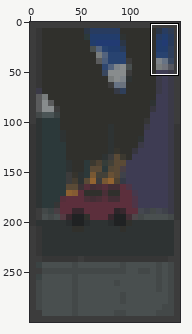
Sprite sheet: Assets/Decals/Textures/Decal_WindowBurn.png. The first picture is a wide view before the edit; the outline marks the close-up.
Close-up. First the earlier version:
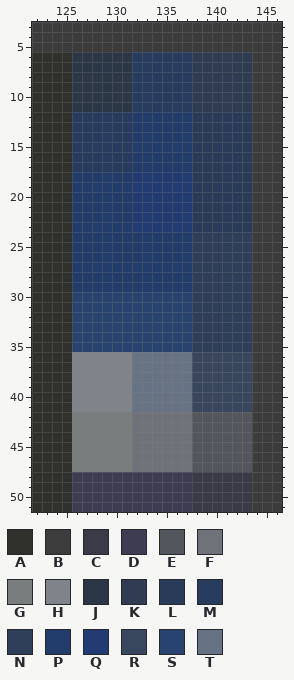
The file is 150x300 pixels. Colours within 5 levels of each other are drawn and written as one. Shown: x 122..146, y 3..51. The commit also changed other parts of the picture, which this record leaves out.
Palette (. is transparent): A #30302c  B #3c3c3c  C #3b3a47  D #3e3c53  E #54565e  F #70727a  G #797d7d  H #7e848a  J #2b3646  K #2f3c51  L #293b59  M #283c60  N #2f3f5a  P #223d6c  Q #223b73  R #39475e  S #284370  T #677384
Pixels before, first column x 122:
 3 BBBBBBBBBBBBBBBBBBBBBBBBB
 4 BBBBBBBBBBBBBBBBBBBBBBBBB
 5 BBBBBBBBBBBBBBBBBBBBBBBBB
 6 AAAAJJJJJJMMMMMMKKKKKKBBB
 7 AAAAJJJJJJMMMMMMKKKKKKBBB
 8 AAAAJJJJJJMMMMMMKKKKKKBBB
 9 AAAAJJJJJJMMMMMMKKKKKKBBB
10 AAAAJJJJJJMMMMMMKKKKKKBBB
11 AAAAJJJJJJMMMMMMKKKKKKBBB
12 AAAAMMMMMMPPPPPPLLLLLLBBB
13 AAAAMMMMMMPPPPPPLLLLLLBBB
14 AAAAMMMMMMPPPPPPLLLLLLBBB
15 AAAAMMMMMMPPPPPPLLLLLLBBB
16 AAAAMMMMMMPPPPPPLLLLLLBBB
17 AAAAMMMMMMPPPPPPLLLLLLBBB
18 AAAAPPPPPPQQQQQQLLLLLLBBB
19 AAAAPPPPPPQQQQQQLLLLLLBBB
20 AAAAPPPPPPQQQQQQLLLLLLBBB
21 AAAAPPPPPPQQQQQQLLLLLLBBB
22 AAAAPPPPPPQQQQQQLLLLLLBBB
23 AAAAPPPPPPQQQQQQLLLLLLBBB
24 AAAAPPPPPPPPPPPPNNNNNNBBB
25 AAAAPPPPPPPPPPPPNNNNNNBBB
26 AAAAPPPPPPPPPPPPNNNNNNBBB
27 AAAAPPPPPPPPPPPPNNNNNNBBB
28 AAAAPPPPPPPPPPPPNNNNNNBBB
29 AAAAPPPPPPPPPPPPNNNNNNBBB
30 AAAASSSSSSSSSSSSNNNNNNBBB
31 AAAASSSSSSSSSSSSNNNNNNBBB
32 AAAASSSSSSSSSSSSNNNNNNBBB
33 AAAASSSSSSSSSSSSNNNNNNBBB
34 AAAASSSSSSSSSSSSNNNNNNBBB
35 AAAASSSSSSSSSSSSNNNNNNBBB
36 AAAAHHHHHHTTTTTTRRRRRRBBB
37 AAAAHHHHHHTTTTTTRRRRRRBBB
38 AAAAHHHHHHTTTTTTRRRRRRBBB
39 AAAAHHHHHHTTTTTTRRRRRRBBB
40 AAAAHHHHHHTTTTTTRRRRRRBBB
41 AAAAHHHHHHTTTTTTRRRRRRBBB
42 AAAAGGGGGGFFFFFFEEEEEEBBB
43 AAAAGGGGGGFFFFFFEEEEEEBBB
44 AAAAGGGGGGFFFFFFEEEEEEBBB
45 AAAAGGGGGGFFFFFFEEEEEEBBB
46 AAAAGGGGGGFFFFFFEEEEEEBBB
47 AAAAGGGGGGFFFFFFEEEEEEBBB
48 AAAADDDDDDDDDDDDCCCCCCBBB
49 AAAADDDDDDDDDDDDCCCCCCBBB
50 AAAADDDDDDDDDDDDCCCCCCBBB
51 AAAADDDDDDDDDDDDCCCCCCBBB
After:
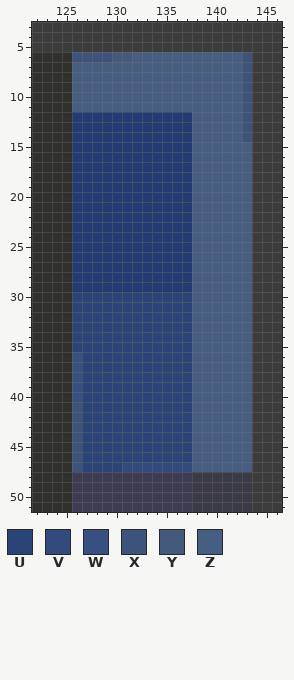
Colours new in this view: U #2b4478  V #324a7d  W #385081  X #3e537c  Y #44597b  Z #475e83
The edit:
Changed rows in their new state; - is an unchanged pixel.
first column x 126:
 6 XXXXYYZZZZZZZZZZZX
 7 ZZZZZZZZZZZZZZZZZX
 8 ZZZZZZZZZZZZZZZZZX
 9 ZZZZZZZZZZZZZZZZZX
10 ZZZZZZZZZZZZZZZZZX
11 ZZZZZZZZZZZZZZZZZX
12 QQQQQQQQQQQQZZZZZX
13 QQQQQQQQQQQQZZZZZX
14 QQQQQQQQQQQQZZZZZX
15 QQQQQQQQQQQQZZZZZZ
16 QQQQQQQQQQQQZZZZZZ
17 QQQQQQQQQQQQZZZZZZ
18 QQQQQQ------ZZZZZZ
19 QQQQQQ------ZZZZZZ
20 QQQQQQ------ZZZZZZ
21 QQQQQQ------ZZZZZZ
22 QQQQQQ------ZZZZZZ
23 QQQQQQ------ZZZZZZ
24 QQQQQQQQQQQQZZZZZZ
25 QQQQQQQQQQQQZZZZZZ
26 QQQQQQQQQQQQZZZZZZ
27 QQQQQQQQQQQQZZZZZZ
28 QQQQQQQQQQQQZZZZZZ
29 QQQQQQQQQQQQZZZZZZ
30 UUUUUUUUUUUUZZZZZZ
31 UUUUUUUUUUUUZZZZZZ
32 UUUUUUUUUUUUZZZZZZ
33 UUUUUUUUUUUUZZZZZZ
34 UUUUUUUUUUUUZZZZZZ
35 UUUUUUUUUUUUZZZZZZ
36 WUUUUUUUUUUUZZZZZZ
37 WUUUUUUUUUUUZZZZZZ
38 WUUUUUUUUUUUZZZZZZ
39 WUUUUUUUUUUUZZZZZZ
40 WUUUUUUUUUUUZZZZZZ
41 XUUUUUUUUUUUZZZZZZ
42 XUUUUUUUUUUUZZZZZZ
43 XUUUUUUUUUUUZZZZZZ
44 XUUUUUUUUUUUZZZZZZ
45 XUUUUUUUUUUUZZZZZZ
46 XUUUUUUUUUUUZZZZZZ
47 XUUUUVVVVVVVZZZZZZ
Where, in picture pixels (left, top, right, bottom), the same in both close-ups:
changed: (72, 52, 252, 472)
